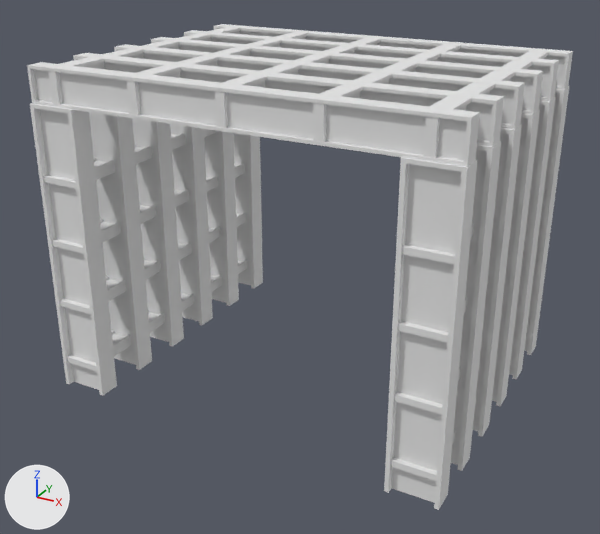
An edit to the FBX model Capstone weather visualization/Assets/MY/Models/Exhaust&Nozzle/Nozzle.fbx, drawn before and after from the same camera.
Camera for both pictures: a 50 mm camera at (6.31, -9.37, 7.86) aimed at (-0.03, 2.15, 2.1). The lights are fixed; the arrows at lower left show +X, +Y and +Z.

Script lines for the objects in view, before the commit:
```python
ob_cube_004 = bpy.data.objects.new('Cube.004', me_cube)
ob_cube_004.location = (-3.08, 4.0, 2.5)
ob_cube_004.scale = (0.35, 0.075, 2.5)
ob_cube_006 = bpy.data.objects.new('Cube.006', me_cube_001)
ob_cube_006.location = (0.0, 5.0, 5.3)
ob_cube_006.rotation_euler = (0.0, 1.57, 0.0)  # degrees (0, 90, 0)
ob_cube_006.scale = (0.245, 0.075, 3.54)
ob_cube_007 = bpy.data.objects.new('Cube.007', me_cube_001)
ob_cube_007.location = (0.0, 4.0, 5.3)
ob_cube_007.rotation_euler = (0.0, 1.57, 0.0)  # degrees (0, 90, 0)
ob_cube_007.scale = (0.245, 0.075, 3.54)
ob_cube_008 = bpy.data.objects.new('Cube.008', me_cube_001)
ob_cube_008.location = (0.0, 3.0, 5.3)
ob_cube_008.rotation_euler = (0.0, 1.57, 0.0)  # degrees (0, 90, 0)
ob_cube_008.scale = (0.245, 0.075, 3.54)
ob_cube_011 = bpy.data.objects.new('Cube.011', me_cube_001)
ob_cube_011.location = (0.0, 0.0, 5.3)
ob_cube_011.rotation_euler = (0.0, 1.57, 0.0)  # degrees (0, 90, 0)
ob_cube_011.scale = (0.245, 0.075, 3.54)
ob_cube_019 = bpy.data.objects.new('Cube.019', me_cube_002)
ob_cube_019.location = (1.5, 2.5, 5.3)
ob_cube_019.rotation_euler = (0.000764, 1.57, 1.572)  # degrees (0, 90, 90)
ob_cube_019.scale = (0.245, 0.075, 2.57)
ob_cube_021 = bpy.data.objects.new('Cube.021', me_cube_002)
ob_cube_021.location = (0.0, 2.5, 5.3)
ob_cube_021.rotation_euler = (0.000764, 1.57, 1.572)  # degrees (0, 90, 90)
ob_cube_021.scale = (0.245, 0.075, 2.57)
ob_cube_022 = bpy.data.objects.new('Cube.022', me_cube_002)
ob_cube_022.location = (-1.5, 2.5, 5.3)
ob_cube_022.rotation_euler = (0.000764, 1.57, 1.572)  # degrees (0, 90, 90)
ob_cube_022.scale = (0.245, 0.075, 2.57)
ob_cube_023 = bpy.data.objects.new('Cube.023', me_cube_002)
ob_cube_023.location = (-3.0, 2.5, 5.3)
ob_cube_023.rotation_euler = (0.000764, 1.57, 1.572)  # degrees (0, 90, 90)
ob_cube_023.scale = (0.245, 0.075, 2.57)
# also in view: 'Cube.030' at (-3.1, 2.4, 3.81); 'Cube.003' at (-3.08, 3.0, 2.51); 'Cube.013' at (3.07, 4.0, 2.51); 'Cube.002' at (-3.08, 2.0, 2.51); 'Cube.014' at (3.07, 3.0, 2.51)
```
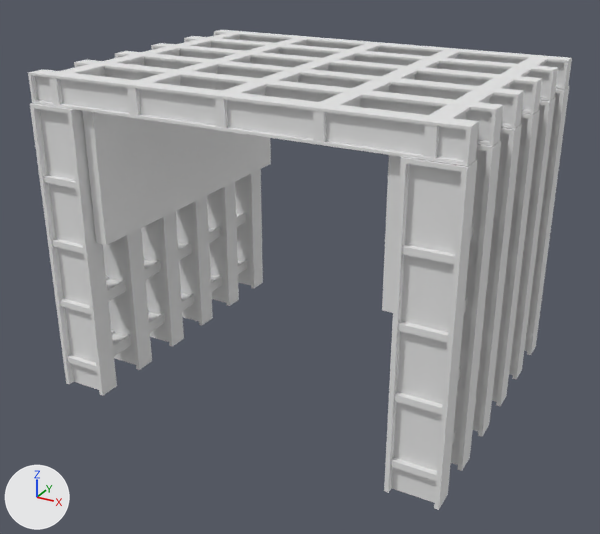
What changed in the scene script:
```text
Add me_cube_005:
    me_cube_005.from_pydata(...)  # a box spanning x -1.0..1.0, y -1.0..1.0, z -1.0..1.0
Change ob_cube_018:
    ob_cube_018.location: (3.0, 2.5, 5.3) -> (3.0, 2.5, 5.25)
    ob_cube_018.scale: (0.245, 0.075, 2.57) -> (0.196, 0.075, 2.57)
Change ob_cube_022:
    ob_cube_022.location: (-1.5, 2.5, 5.3) -> (-1.5, 2.5, 5.25)
    ob_cube_022.scale: (0.245, 0.075, 2.57) -> (0.196, 0.075, 2.57)
Change ob_cube_006:
    ob_cube_006.location: (0.0, 5.0, 5.3) -> (0.0, 5.0, 5.25)
    ob_cube_006.scale: (0.245, 0.075, 3.54) -> (0.196, 0.075, 3.54)
Change ob_cube_011:
    ob_cube_011.location: (0.0, 0.0, 5.3) -> (0.0, 0.0, 5.25)
    ob_cube_011.scale: (0.245, 0.075, 3.54) -> (0.196, 0.075, 3.54)
Change ob_cube_007:
    ob_cube_007.location: (0.0, 4.0, 5.3) -> (0.0, 4.0, 5.25)
    ob_cube_007.scale: (0.245, 0.075, 3.54) -> (0.196, 0.075, 3.54)
Change ob_cube_008:
    ob_cube_008.location: (0.0, 3.0, 5.3) -> (0.0, 3.0, 5.25)
    ob_cube_008.scale: (0.245, 0.075, 3.54) -> (0.196, 0.075, 3.54)
Change ob_cube_023:
    ob_cube_023.location: (-3.0, 2.5, 5.3) -> (-3.0, 2.5, 5.25)
    ob_cube_023.scale: (0.245, 0.075, 2.57) -> (0.196, 0.075, 2.57)
Change ob_cube_010:
    ob_cube_010.location: (0.0, 1.0, 5.3) -> (0.0, 1.0, 5.25)
    ob_cube_010.rotation_euler: (0.0, 1.57, 0.0) -> (-0.0000954, 1.57, -0.0000955)  # degrees (0, 90, 0) -> degrees (0, 90, -0)
    ob_cube_010.scale: (0.245, 0.075, 3.54) -> (0.196, 0.075, 3.54)
Change ob_cube_009:
    ob_cube_009.location: (0.0, 2.0, 5.3) -> (0.0, 2.0, 5.25)
    ob_cube_009.scale: (0.245, 0.075, 3.54) -> (0.196, 0.075, 3.54)
Change ob_cube_019:
    ob_cube_019.location: (1.5, 2.5, 5.3) -> (1.5, 2.5, 5.25)
    ob_cube_019.scale: (0.245, 0.075, 2.57) -> (0.196, 0.075, 2.57)
Change ob_cube_021:
    ob_cube_021.location: (0.0, 2.5, 5.3) -> (0.0, 2.5, 5.25)
    ob_cube_021.scale: (0.245, 0.075, 2.57) -> (0.196, 0.075, 2.57)
Add ob_innerwindplate_001:
    ob_innerwindplate_001 = bpy.data.objects.new('InnerWindPlate.001', me_cube_005)
    ob_innerwindplate_001.location = (2.51, 2.61, 3.9)
    ob_innerwindplate_001.scale = (0.1, 2.6, 1.1)
Add ob_innerwindplate:
    ob_innerwindplate = bpy.data.objects.new('InnerWindPlate', me_cube_005)
    ob_innerwindplate.location = (-2.52, 2.61, 3.9)
    ob_innerwindplate.scale = (0.1, 2.6, 1.1)
```

Location of each change, (x1, y1, x2, y2) in pixels of the pictures (600 x 534 px):
'Cube.011', moved, rescaled (8% shorter)
    before: (27, 62, 480, 167)
    after: (28, 69, 479, 166)
'InnerWindPlate', added
    after: (82, 110, 271, 245)
'Cube.010', moved, turned, rescaled
    before: (73, 53, 504, 147)
    after: (74, 60, 503, 146)
'Cube.009', moved, rescaled (8% shorter)
    before: (114, 44, 525, 129)
    after: (115, 51, 524, 129)
'Cube.008', moved, rescaled (8% shorter)
    before: (151, 37, 543, 114)
    after: (151, 43, 542, 114)
'Cube.007', moved, rescaled (8% shorter)
    before: (184, 30, 559, 101)
    after: (184, 36, 558, 101)
'Cube.006', moved, rescaled (10% shorter)
    before: (214, 24, 573, 90)
    after: (214, 30, 572, 89)
'Cube.023', moved, rescaled (6% shorter)
    before: (48, 26, 243, 104)
    after: (49, 31, 245, 104)
'Cube.022', moved, rescaled (7% shorter)
    before: (127, 31, 310, 116)
    after: (127, 37, 310, 116)
'Cube.021', moved, rescaled (8% shorter)
    before: (215, 36, 384, 128)
    after: (215, 43, 382, 128)
'Cube.018', moved, rescaled
    before: (423, 51, 548, 158)
    after: (423, 57, 547, 158)
'Cube.019', moved, rescaled (6% shorter)
    before: (313, 43, 462, 142)
    after: (313, 49, 463, 142)
'InnerWindPlate.001', added
    after: (382, 155, 401, 313)
